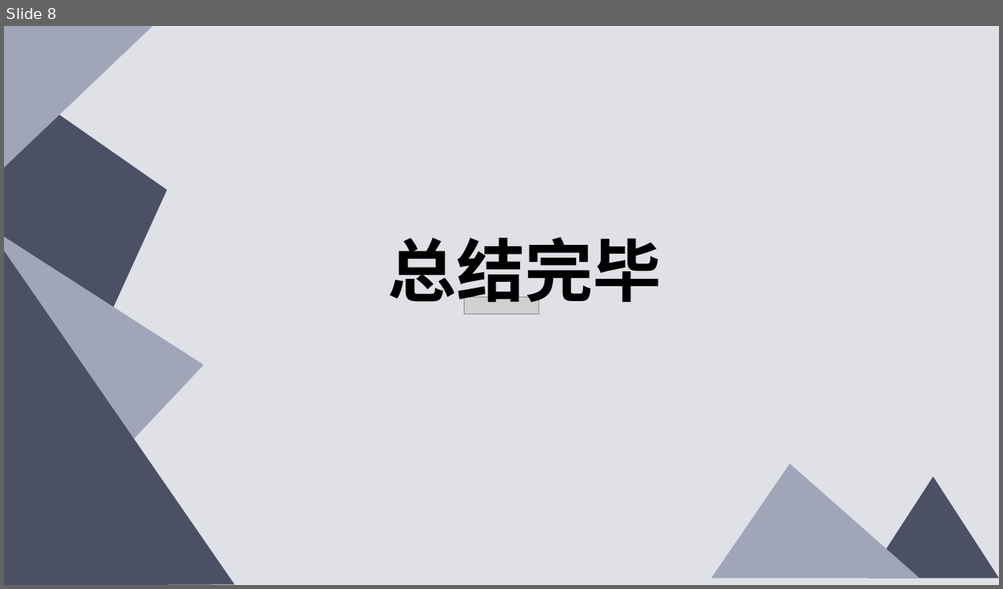
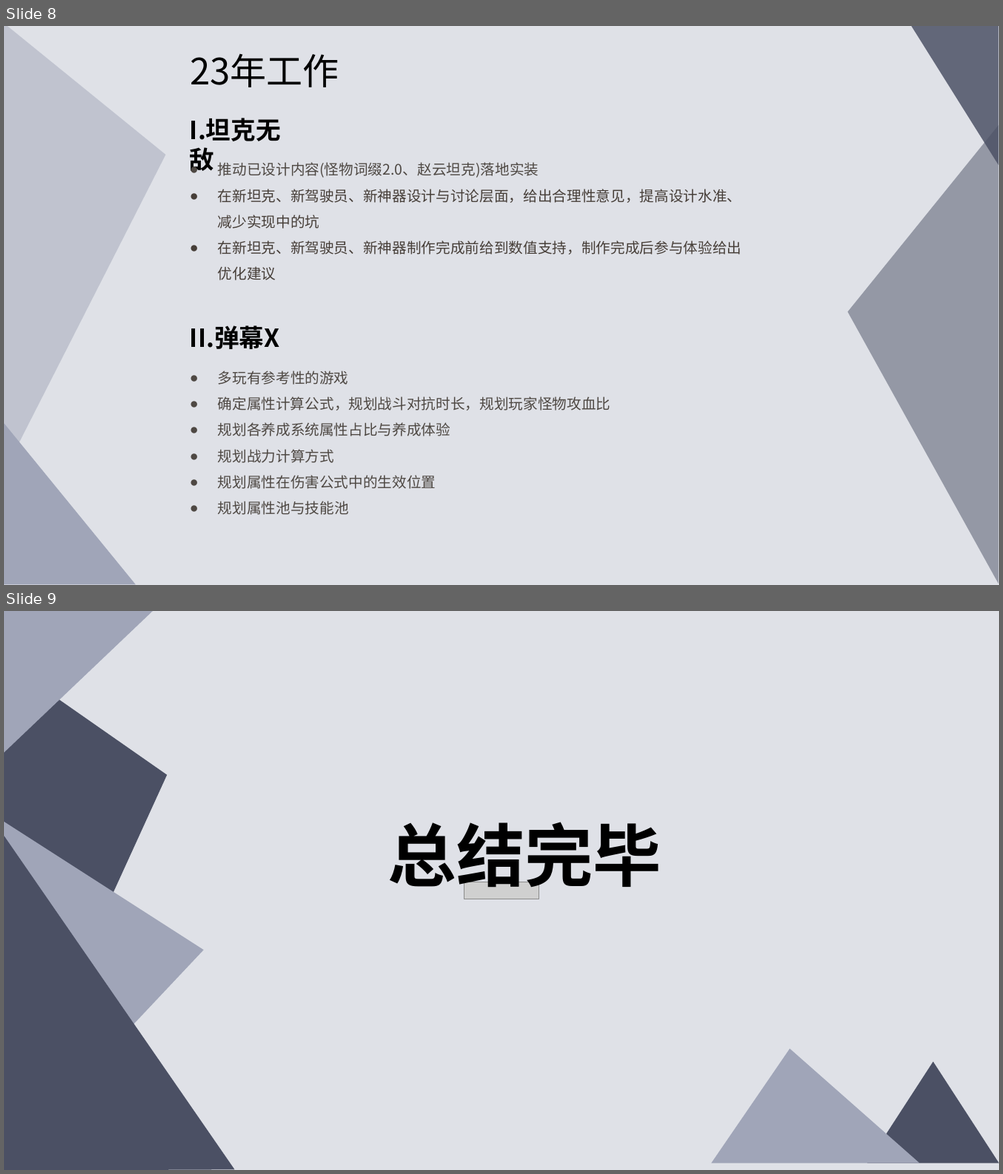
Before and after one commit to qilin0433/Myfile, a slide deck: 总结报告/祁麟2022Q4年度工作总结.pptx. Shown one above the other, each under a label of ours: slide 8 before the commit, slides 8 and 9 after it. The pictures are 1003x589 and 1003x1174 pixels, drawn with LibreOffice and Linux fonts; fonts in the diff are those of the drawing; grey boxes stand for pictures. Boxes give left, top, right and bottom in pixels: in the first picture for what was removed or moved away, otherwise in the second. Text is boxed around its words. In the diff, an @@ line names an element or a change of style, - is before the commit and + after.

```diff
--- a/总结报告/祁麟2022Q4年度工作总结.pptx
+++ b/总结报告/祁麟2022Q4年度工作总结.pptx
@@ slide 8 added at (4,26,999,585), background #DFE1E7 @@
@@ triangle added at (4,26,166,473), fill #A0A5B8 at 49% opacity @@
@@ triangle added at (910,26,999,165), fill #4B5064 at 84% opacity @@
@@ text added at (190,54,338,87), 35 pt, text #000000 @@
+23年工作
@@ text added at (190,118,281,173), 24 pt, text #000000, bold @@
+I.坦克无敌
@@ triangle added at (848,126,998,585), fill #4B5064 at 50% opacity @@
@@ text added at (218,162,742,281), 14 pt, text #463E38 @@
+● 推动已设计内容(怪物词缀2.0、赵云坦克)落地实装
+● 在新坦克、新驾驶员、新神器设计与讨论层面，给出合理性意见，提高设计水准、减少实现中的坑
+● 在新坦克、新驾驶员、新神器制作完成前给到数值支持，制作完成后参与体验给出优化建议
@@ text added at (190,326,279,349), 24 pt, text #000000, bold @@
+II.弹幕X
@@ text added at (218,371,611,515), 14 pt, text #4E4843 @@
+● 多玩有参考性的游戏
+● 确定属性计算公式，规划战斗对抗时长，规划玩家怪物攻血比
+● 规划各养成系统属性占比与养成体验
+● 规划战力计算方式
+● 规划属性在伤害公式中的生效位置
+● 规划属性池与技能池
@@ triangle added at (4,423,136,585), fill #A0A5B8 @@
@@ what was slide 8 is now slide 9 @@
```
Also in this commit, not shown: 3 slides changed, 4 other slides added, 4 slides removed, 5 other files.
